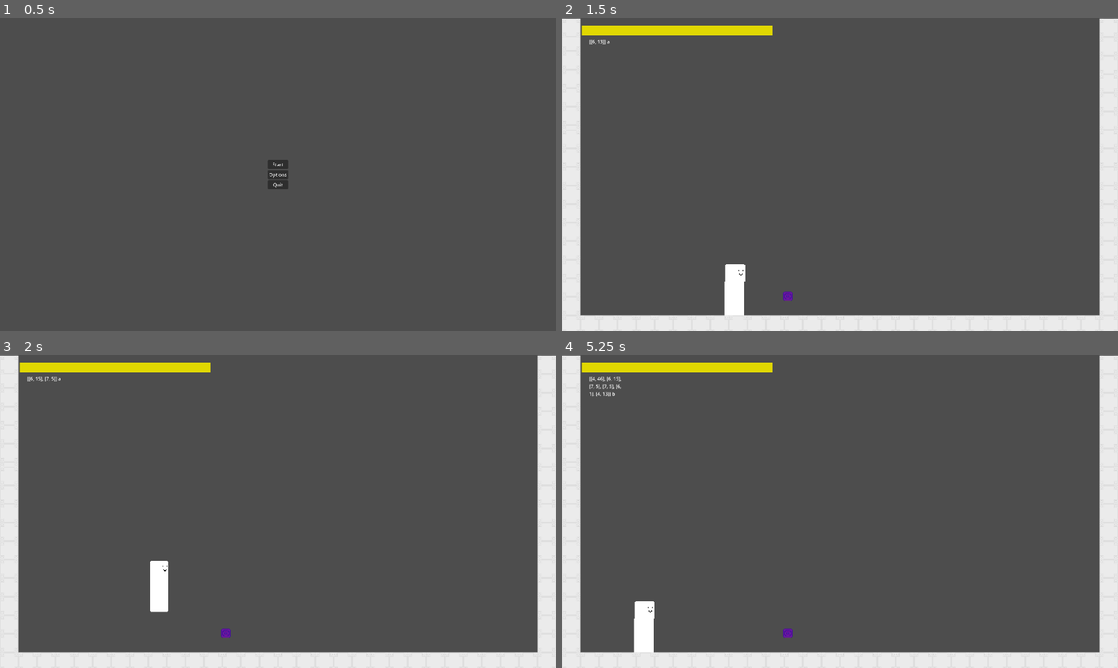
Above: before the commit, frames 1-4 (two rows, left to right).
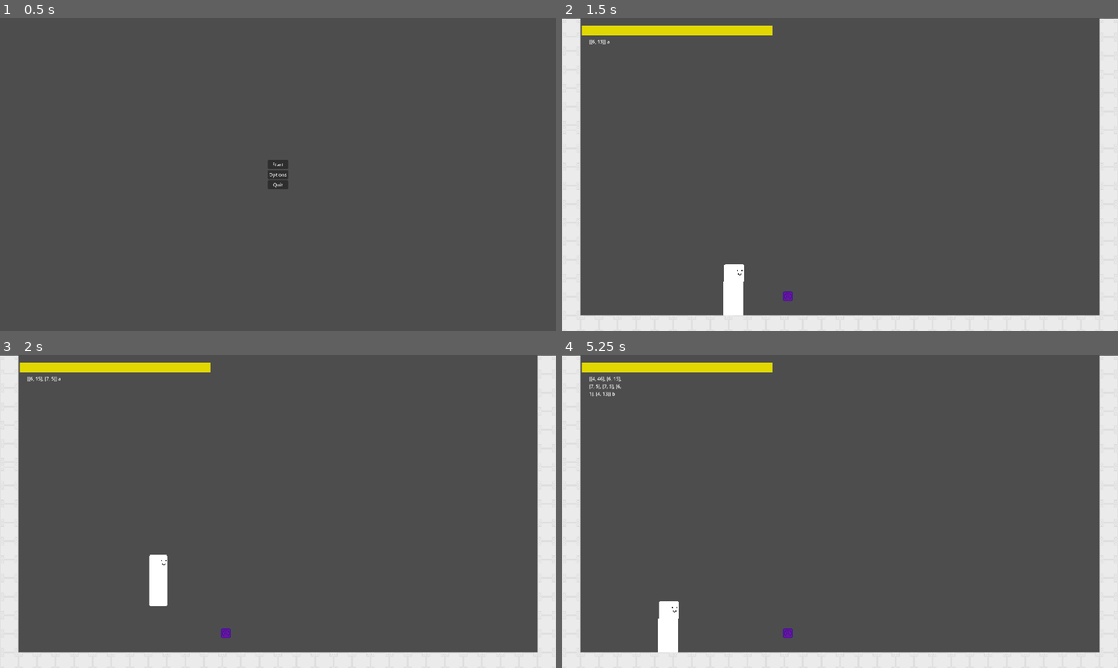
Above: after the commit, the same moments.

Repository: Mysteria0/To-Be-Name-Fighting-Game
Game: Godot game, scene res://menu.tscn
The game is run twice, just before and just after one commit, with the same random seed, the same clock (stepped at 60 frames per second) and the same inputs.
Inputs:
- Up to frame 1 (0.5 s): no input
- Up to frame 2 (1.5 s): click "Start" at 0.5 s; tap Enter at 1.25 s; hold D (move_right) from 1.28 s (still down); tap U (action_a) at 1.35 s
- Up to frame 3 (2 s): keep holding D (move_right); tap Q (move_leftup) at 1.52 s
- Up to frame 4 (5.25 s): tap I (action_b) at 2.1, 5.1 s; tap Q (move_leftup) at 2.27, 3.77, 4.52 s; release D (move_right) at 2.78 s; hold A (move_left) 2.78-3.53 s; tap J (action_c) at 2.85 s; hold D (move_right) 3.53-5.03 s; tap K (action_d) at 3.6 s; tap U (action_a) at 4.35 s; hold A (move_left) from 5.03 s (still down)

Frame 1 is identical in both runs. In frame 2, 0.1% of the frame differs, in the area x 29-42%, y 78-96%; in frame 3, 0.2%; in frame 4, 1.2%, in the area x 12-42%, y 78-96%.

Commit message:
Even more work on the hitstop/hitstun system, added functionality to projectile explosions

Diff:
--- a/Player.tscn
+++ b/Player.tscn
@@ -213,9 +213,9 @@
 [node name="MovementCode" type="Node" parent="." unique_id=423301028 node_paths=PackedStringArray("parent")]
 unique_name_in_owner = true
 script = ExtResource("28_vd78s")
-PxPerSECGravity = 1115
-PxPerSECForward = 3125
-PxPerSECBackward = 3075
+PxPerSECGravity = 37
+PxPerSECForward = 35
+PxPerSECBackward = 32
 parent = NodePath("..")
 metadata/_custom_type_script = "uid://c344dhuvt3awv"
 
--- a/Projectile.tscn
+++ b/Projectile.tscn
@@ -2,11 +2,31 @@
 
 [ext_resource type="Script" uid="uid://d1gk7qoudmkkk" path="res://Scripts/Projectile enemy/projectile.gd" id="1_e7peq"]
 [ext_resource type="Texture2D" uid="uid://b26x1jg1c3i7e" path="res://Sprites/Projectile/Projectile.png" id="1_t7eop"]
+[ext_resource type="Texture2D" uid="uid://jggypfyprmj" path="res://Sprites/Projectile/Explosion_0001.png" id="2_7rt88"]
+[ext_resource type="Texture2D" uid="uid://dxbg2duq3u454" path="res://Sprites/Projectile/Explosion_0002.png" id="3_8apua"]
+[ext_resource type="Texture2D" uid="uid://cwvod3d252vcs" path="res://Sprites/Projectile/Explosion_0003.png" id="4_7t7m1"]
+[ext_resource type="Texture2D" uid="uid://bbq1g2aj6h8r4" path="res://Sprites/Projectile/Explosion_0004.png" id="5_5m0qq"]
+[ext_resource type="Texture2D" uid="uid://ymjc8v63sts1" path="res://Sprites/Projectile/Explosion_0005.png" id="6_6qaup"]
 
 [sub_resource type="SpriteFrames" id="SpriteFrames_e7peq"]
 animations = [{
-"frames": [],
-"loop": true,
+"frames": [{
+"duration": 1.0,
+"texture": ExtResource("2_7rt88")
+}, {
+"duration": 1.0,
+"texture": ExtResource("3_8apua")
+}, {
+"duration": 1.0,
+"texture": ExtResource("4_7t7m1")
+}, {
+"duration": 1.0,
+"texture": ExtResource("5_5m0qq")
+}, {
+"duration": 1.0,
+"texture": ExtResource("6_6qaup")
+}],
+"loop": false,
 "name": &"Explode",
 "speed": 5.0
 }, {
@@ -22,31 +42,26 @@
 [sub_resource type="RectangleShape2D" id="RectangleShape2D_e7peq"]
 size = Vector2(26, 28.5)
 
-[node name="Projectile" type="RigidBody2D" unique_id=1606644341]
+[node name="Projectile" type="RigidBody2D" unique_id=268982929]
 process_priority = 1
 process_physics_priority = 1
-collision_layer = 6
-collision_mask = 4
+collision_layer = 4
+collision_mask = 6
 collision_priority = 2.0
-mass = 1000.0
 gravity_scale = 0.0
-can_sleep = false
-lock_rotation = true
 freeze = true
 freeze_mode = 1
 custom_integrator = true
-continuous_cd = 1
 contact_monitor = true
-max_contacts_reported = 1
+max_contacts_reported = 4
 script = ExtResource("1_e7peq")
 
 [node name="Sprite2D" type="AnimatedSprite2D" parent="." unique_id=1454842833]
 sprite_frames = SubResource("SpriteFrames_e7peq")
-animation = &"Moving"
+animation = &"Explode"
 
 [node name="CollisionShape2D" type="CollisionShape2D" parent="." unique_id=628955454]
 shape = SubResource("RectangleShape2D_e7peq")
 debug_color = Color(0.8927792, 0.20835721, 0.61766946, 0.41960785)
 
-[connection signal="body_entered" from="." to="." method="_on_body_entered"]
-[connection signal="hit_opponent" from="." to="." method="_on_hit_opponent"]
+[connection signal="animation_finished" from="Sprite2D" to="." method="_on_sprite_2d_animation_finished"]
--- a/Scripts/Projectile enemy/projectile.gd
+++ b/Scripts/Projectile enemy/projectile.gd
@@ -2,12 +2,16 @@
 
 ## Damage dealt to the target on hit
 @export var projectileDamage : int
-## How long the target stays in their hurt state
-@export var projectileHitstop : int
+## How long the target stays in their hurt state while hit on the ground
+@export var HitstunOnGroundhit : int
+## How long the target stays in their hurt state while hit in the air
+@export var HitstunOnAirhit : int
+## How long the target stays in place after getting hit
+@export var Hitstop : int
+## How many times the projectile can hit a valid target before it dissapears
+@export var projectileHits : int
 ## how fast and what direction the projectile goes across the screen
 @export var projectileMovementvector : Vector2i
-## How many times the projectile can hit a valid target before it dissapears
-@export var projectileHits : int
 
 ## Knockback dealt to target on grounded hit. negative value to push away, positive value to pull in. Number should be bigger than expected due to friction
 @export var KnockbackOnGroundhit : Vector2i
@@ -15,8 +19,6 @@
 @export var KnockbackOnAirhit : Vector2i
 
 var disabledtimer : int
-
-signal hit_opponent
 
 # Called when the node enters the scene tree for the first time.
 func _ready() -> void:
@@ -30,17 +32,19 @@
 		$CollisionShape2D.set_deferred("disabled", false)
 		disabledtimer = -1
 
-
-func _on_body_entered(body: Node) -> void:
-	hit_opponent.emit()
+func _integrate_forces(state: PhysicsDirectBodyState2D) -> void:
+	state.apply_force(projectileMovementvector)
 
 
 
-func _on_hit_opponent() -> void:
+func _on_body_entered(body: Node) -> void:
 	$CollisionShape2D.set_deferred("disabled", true)
-	disabledtimer = projectileHitstop
+	disabledtimer = Hitstop+1
 	projectileHits -= 1
 	if projectileHits <= 0:
 		$Sprite2D.play("Explode")
-	%Player.Player_hit(projectileDamage,projectileHitstop,KnockbackOnGroundhit,KnockbackOnAirhit)
-	##queue_free()
+	%Player.Player_hit(projectileDamage,Hitstop,HitstunOnGroundhit,HitstunOnAirhit,KnockbackOnGroundhit,KnockbackOnAirhit)
+
+
+func _on_sprite_2d_animation_finished() -> void:
+	queue_free()
--- a/Scripts/State Machine/Movement.gd
+++ b/Scripts/State Machine/Movement.gd
@@ -9,28 +9,29 @@
 
 var knockbackvector : Vector2i
 
-var Horizontaljump : int = 8000
-var PxPerSECJump : int = 35000
+var Horizontaljump : int = 133
+var PxPerSECJump : int = 825
 
-func Move_Character(input : int, delta : float, override : int = 0) -> void:
+func Move_Character(input : int, override : int = 0) -> void:
 	if input == 5:
-			parent.velocity.y += PxPerSECGravity * delta if override == 0 else override * delta
+			parent.velocity.y += PxPerSECGravity if override == 0 else override
 	if input == 8 or input == 7 or input == 9:
-		parent.velocity.y = -PxPerSECJump * delta if override == 0 else -override * delta
+		parent.velocity.y = -PxPerSECJump if override == 0 else -override
 	if input == 4:
-		parent.velocity.x = -PxPerSECBackward * delta if override == 0 else -override * delta
+		parent.velocity.x = -PxPerSECBackward if override == 0 else -override
 	if input == 6:
-		parent.velocity.x = PxPerSECForward * delta if override == 0 else override * delta
+		parent.velocity.x = PxPerSECForward if override == 0 else override
 	if input == 7 or input == 9:
-		parent.velocity.x =  Horizontaljump * delta if input == 9 else -Horizontaljump * delta
+		parent.velocity.x =  Horizontaljump if input == 9 else -Horizontaljump
 	parent.move_and_slide()
 
-func Knockback(delta : float, Override : Vector2i = Vector2i(0,0)) -> void:
+func Knockback(Override : Vector2i = Vector2i(0,0)) -> void:
 	%CollisionShape2D.set_deferred("disabled", false)
+	parent.velocity = Vector2i()
 	if Override == Vector2i():
-		parent.velocity.y += knockbackvector.y * delta
-		parent.velocity.x += knockbackvector.x*parent.direction*delta
+		parent.velocity.y += knockbackvector.y
+		parent.velocity.x += knockbackvector.x*parent.direction
 	else:
-		parent.velocity.y += Override.y*delta
-		parent.velocity.x += Override.x*parent.direction*delta
+		parent.velocity.y += Override.y
+		parent.velocity.x += Override.x*parent.direction
 	parent.move_and_slide()
--- a/Scripts/State Machine/Tsurugi States/tsurugi_crouching.gd
+++ b/Scripts/State Machine/Tsurugi States/tsurugi_crouching.gd
@@ -19,8 +19,8 @@
 		return move_state
 	return null
 
-func process_physics(delta: float) -> State:
-	%MovementCode.Move_Character(5,delta)
+func process_physics(_delta: float) -> State:
+	%MovementCode.Move_Character(5)
 	return null
 
 func process_frame(_delta: float) -> State:
--- a/Scripts/State Machine/Tsurugi States/tsurugi_falling.gd
+++ b/Scripts/State Machine/Tsurugi States/tsurugi_falling.gd
@@ -4,11 +4,12 @@
 @export var hurt_state : State
 
 func enter() -> void:
+	%CollisionShape2D.set_deferred("disabled", false)
 	super()
 
 
 func process_physics(delta: float) -> State:
-	%MovementCode.Move_Character(5,delta,0)
+	%MovementCode.Move_Character(5,0)
 	if parent.is_on_floor():
 		return landing_state
 	return null
--- a/Scripts/State Machine/Tsurugi States/tsurugi_hurt.gd
+++ b/Scripts/State Machine/Tsurugi States/tsurugi_hurt.gd
@@ -4,24 +4,20 @@
 @export var idle_state : State
 
 var Hitstun : int
-var timer : int
+var hitstop : int
 
 func enter() -> void:
 	super()
-	timer = 1
 
-func process_frame(delta: float) -> State:
-	if timer == 0:
-		%MovementCode.Knockback(delta)
-	elif timer == 1:
-		parent.velocity *= 0
-		%MovementCode.Knockback(delta,parent.velocity*-10000)
-	elif timer < 0:
-		%MovementCode.Move_Character(5,delta)
+func process_frame(_delta: float) -> State:
+	if hitstop == 0:
+		%MovementCode.Knockback()
+	elif hitstop < 0:
+		%MovementCode.Move_Character(5)
 
 	if Hitstun > 0:
 		Hitstun -= 1
-		timer -= 1
+		hitstop -= 1
 	else:
 		parent.hurt = false
 
--- a/Scripts/State Machine/Tsurugi States/tsurugi_idle.gd
+++ b/Scripts/State Machine/Tsurugi States/tsurugi_idle.gd
@@ -10,6 +10,7 @@
 
 func enter() -> void:
 	super()
+	%CollisionShape2D.set_deferred("disabled", false)
 	parent.velocity.x = 0
 
 func process_input(_event: InputEvent) -> State:
@@ -23,8 +24,8 @@
 	return null
 
 
-func process_physics(delta: float) -> State:
-	%MovementCode.Move_Character(5,delta)
+func process_physics(_delta: float) -> State:
+	%MovementCode.Move_Character(5)
 	if !parent.is_on_floor():
 		return fall_state
 	return null
--- a/Scripts/State Machine/Tsurugi States/tsurugi_jump.gd
+++ b/Scripts/State Machine/Tsurugi States/tsurugi_jump.gd
@@ -10,9 +10,9 @@
 	whydoihavetouseaboolean = false
 	parent.velocity.x = 0
 
-func process_physics(delta: float) -> State:
+func process_physics(_delta: float) -> State:
 	if whydoihavetouseaboolean:
-		%MovementCode.Move_Character(StateMachine.Old_input,delta)
+		%MovementCode.Move_Character(StateMachine.Old_input)
 		StateMachine.Old_input = 5
 		return fall_state
 	return null
--- a/Scripts/State Machine/Tsurugi States/tsurugi_landing.gd
+++ b/Scripts/State Machine/Tsurugi States/tsurugi_landing.gd
@@ -13,8 +13,8 @@
 	hopethisworks = false
 	parent.velocity.x = 0
 
-func process_physics(delta: float) -> State:
-	%MovementCode.Move_Character(5,delta)
+func process_physics(_delta: float) -> State:
+	%MovementCode.Move_Character(5)
 	if hopethisworks:
 		return idle_state
 	return null
--- a/Scripts/State Machine/Tsurugi States/tsurugi_moving.gd
+++ b/Scripts/State Machine/Tsurugi States/tsurugi_moving.gd
@@ -17,9 +17,9 @@
 		return crouching_state
 	return null
 
-func process_physics(delta: float) -> State:
+func process_physics(_delta: float) -> State:
 	if %InputReader.currentMotionInput != 8 and %InputReader.currentMotionInput != 9 and %InputReader.currentMotionInput != 7:
-		%MovementCode.Move_Character(%InputReader.currentMotionInput,delta)
+		%MovementCode.Move_Character(%InputReader.currentMotionInput)
 	return null
 
 func process_frame(_delta: float) -> State:
--- a/Scripts/Universal Code/Player.gd
+++ b/Scripts/Universal Code/Player.gd
@@ -35,13 +35,15 @@
 	state_machine.process_frame(delta)
 
 ## Function for handling communication between attack and the hurt state
-func Player_hit(Damage : int, hitstun : int, On_groundedhit : Vector2, On_airhit : Vector2) -> void:
+func Player_hit(Damage : int, Hitstop : int, hitstunGround : int, hitstunAir, On_groundedhit : Vector2, On_airhit : Vector2) -> void:
 	$CollisionShape2D.set_deferred("disabled", true)
 	hurt = true
 	health -= Damage
-	Hurt_State.Hitstun = hitstun
 	if !is_on_floor():
+		Hurt_State.Hitstun = hitstunAir
 		%MovementCode.knockbackvector = Vector2(On_airhit.x*direction,On_airhit.y)
 	else:
+		Hurt_State.Hitstun = hitstunGround
 		%MovementCode.knockbackvector = Vector2(On_groundedhit.x*direction,On_groundedhit.y)
+	Hurt_State.hitstop = Hitstop
 	state_machine.change_state(Hurt_State)
--- a/main.tscn
+++ b/main.tscn
@@ -34,11 +34,14 @@
 
 [node name="Projectile" parent="." unique_id=1469835593 instance=ExtResource("7_272bh")]
 position = Vector2(780, 960)
-collision_layer = 4
-collision_mask = 6
+lock_rotation = true
 projectileDamage = 77
-projectileHitstop = 15
-projectileMovementvector = Vector2i(-1000, 0)
-projectileHits = 2
-KnockbackOnGroundhit = Vector2i(-2000, -500)
-KnockbackOnAirhit = Vector2i(-3000, -4000)
+HitstunOnGroundhit = 14
+HitstunOnAirhit = 30
+Hitstop = 6
+projectileHits = 1
+projectileMovementvector = Vector2i(-32, 0)
+KnockbackOnGroundhit = Vector2i(-400, -300)
+KnockbackOnAirhit = Vector2i(-400, -300)
+
+[connection signal="body_entered" from="Projectile" to="Projectile" method="_on_body_entered"]
Binary file added: Sprites/Projectile/Explosion_0001.png
Not shown, added: Sprites/Projectile/Explosion_0001.png.import
Binary file added: Sprites/Projectile/Explosion_0002.png
Not shown, added: Sprites/Projectile/Explosion_0002.png.import
Binary file added: Sprites/Projectile/Explosion_0003.png
Not shown, added: Sprites/Projectile/Explosion_0003.png.import
Binary file added: Sprites/Projectile/Explosion_0004.png
Not shown, added: Sprites/Projectile/Explosion_0004.png.import
Binary file added: Sprites/Projectile/Explosion_0005.png
Not shown, added: Sprites/Projectile/Explosion_0005.png.import
